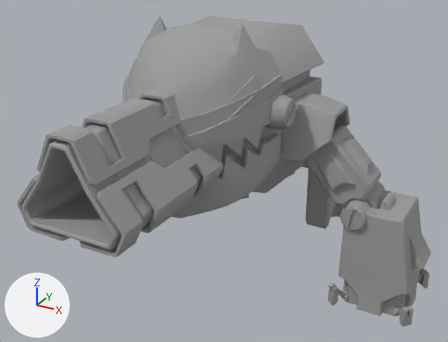
Renders of the FBX model Project/Assets/Animations/Shooter/ShooterAnim/ShooterTir_anim.FBX from each side of a commit.
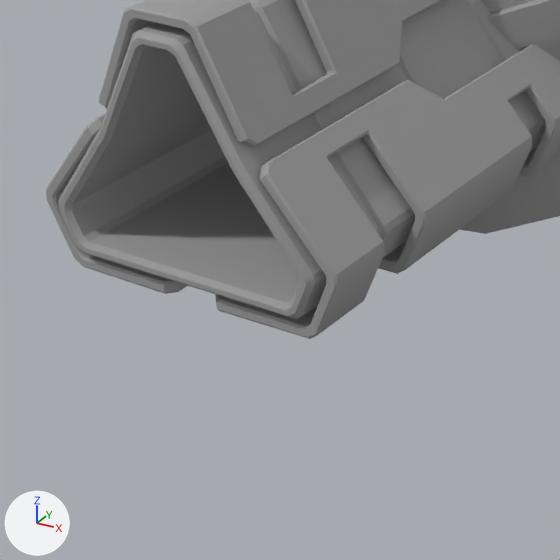
Old and new are each drawn whole from a 50 mm lens placed at (2.82, -5.11, 3.59), pointed at (0.11, -0.17, 1.13) and again close up on the part from 0% to 46% of the width and 38% to 99% of the height. Arrows for +X, +Y and +Z are at lower left; the lights stay in place. The close-ups show mesh edges as thin lines. Where no turn or scale is listed for an object, it has been applied to the vertices.

Names of what the first close-up shows: 'Shooter'.
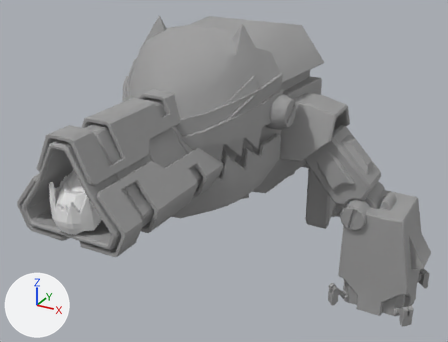
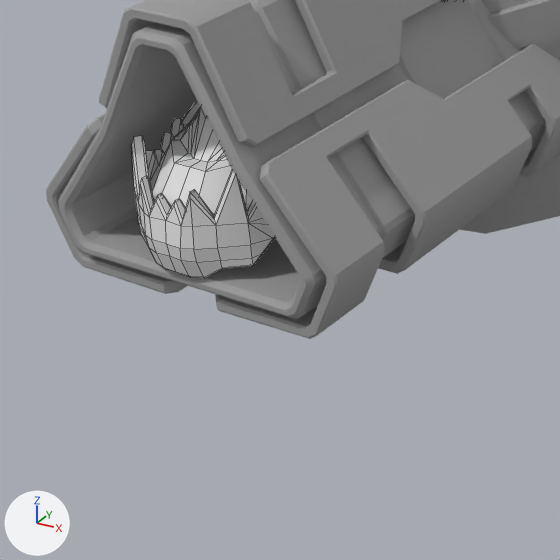
Changed parts and their boxes (x1, y1, x2, y2) in the close-ups (560 x 560 px):
'Missil', added: after (131, 102, 275, 278)

The change in detail:
Mesh me_mesh_001 is new.
It has 635 vertices, 734 faces and spans x -0.365..0.365, y -0.346..1.13, z -0.26..0.315.
Object 'Missil' (ob_missil) is new; it shows me_mesh_001.
Its location is (0.0, -1.969, 1.696).
